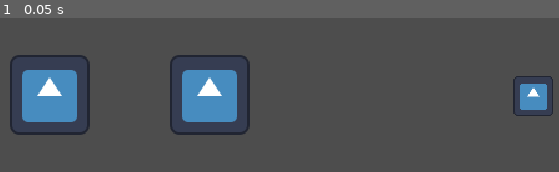
Above: before the commit, frame 1.
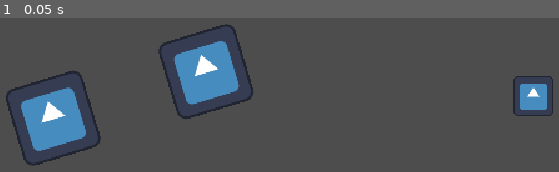
Above: after the commit, the same moment.

Repository: Burger-Bois/ld56
Game: Godot game, scene res://src/main.tscn
The game is run twice, just before and just after one commit, with the same random seed, the same clock (stepped at 60 frames per second) and the same inputs. The engine's default icon, where the game draws it, is replaced by a stand-in: a white triangle on a blue panel in a dark square.
Inputs:
- Up to frame 1 (0.05 s): no input

The runs differ from the first frame. In frame 1, 9.6% of the frame differs, in the area x 1-46%, y 3-97%.

Commit message:
Add player movement

Diff:
--- a/project.godot
+++ b/project.godot
@@ -23,6 +23,29 @@
 window/size/window_height_override=720
 window/stretch/mode="viewport"
 
+[input]
+
+forward={
+"deadzone": 0.5,
+"events": [Object(InputEventKey,"resource_local_to_scene":false,"resource_name":"","device":-1,"window_id":0,"alt_pressed":false,"shift_pressed":false,"ctrl_pressed":false,"meta_pressed":false,"pressed":false,"keycode":0,"physical_keycode":87,"key_label":0,"unicode":119,"location":0,"echo":false,"script":null)
+]
+}
+backward={
+"deadzone": 0.5,
+"events": [Object(InputEventKey,"resource_local_to_scene":false,"resource_name":"","device":-1,"window_id":0,"alt_pressed":false,"shift_pressed":false,"ctrl_pressed":false,"meta_pressed":false,"pressed":false,"keycode":0,"physical_keycode":83,"key_label":0,"unicode":115,"location":0,"echo":false,"script":null)
+]
+}
+left={
+"deadzone": 0.5,
+"events": [Object(InputEventKey,"resource_local_to_scene":false,"resource_name":"","device":-1,"window_id":0,"alt_pressed":false,"shift_pressed":false,"ctrl_pressed":false,"meta_pressed":false,"pressed":false,"keycode":0,"physical_keycode":65,"key_label":0,"unicode":97,"location":0,"echo":false,"script":null)
+]
+}
+right={
+"deadzone": 0.5,
+"events": [Object(InputEventKey,"resource_local_to_scene":false,"resource_name":"","device":-1,"window_id":0,"alt_pressed":false,"shift_pressed":false,"ctrl_pressed":false,"meta_pressed":false,"pressed":false,"keycode":0,"physical_keycode":68,"key_label":0,"unicode":100,"location":0,"echo":false,"script":null)
+]
+}
+
 [layer_names]
 
 2d_physics/layer_1="player"
--- /dev/null
+++ b/src/player.gd
@@ -0,0 +1,47 @@
+class_name Player extends CharacterBody2D
+
+
+@export var turn_speed := 0.25
+
+@onready var _left_pivot := %LeftPivot as Marker2D
+@onready var _right_pivot := %RightPivot as Marker2D
+
+var _left_lifted := false
+var _right_lifted := false
+
+var _current_pivot_point: Vector2
+var _turn_direction_clockwise: bool
+
+
+func _process(delta):
+	if Input.is_action_pressed("left"):
+		_right_lifted = true
+		_left_lifted = false
+		_current_pivot_point = _left_pivot.position.rotated(rotation)
+		_turn_direction_clockwise = true
+	elif Input.is_action_pressed("right"):
+		_right_lifted = false
+		_left_lifted = true
+		_current_pivot_point = _right_pivot.position.rotated(rotation)
+		_turn_direction_clockwise = false
+	else:
+		_right_lifted = false
+		_left_lifted = false
+
+	var direction_y := 0.0
+	if Input.is_action_pressed("forward"):
+		direction_y += 1
+	if Input.is_action_pressed("backward"):
+		direction_y += -1
+
+	if direction_y != 0 and (_right_lifted or _left_lifted):
+		if _turn_direction_clockwise:
+			rotate_around_point(_current_pivot_point, -direction_y * turn_speed * TAU * delta)
+		else:
+			rotate_around_point(_current_pivot_point, direction_y * turn_speed * TAU * delta)
+
+
+func rotate_around_point(point: Vector2, rot: float):
+	var position_delta := -point.rotated(rot) + point
+	rotation += rot
+	position += position_delta
--- a/src/player.tscn
+++ b/src/player.tscn
@@ -1,12 +1,24 @@
-[gd_scene load_steps=3 format=3 uid="uid://j82506cb8570"]
+[gd_scene load_steps=4 format=3 uid="uid://j82506cb8570"]
 
+[ext_resource type="Script" path="res://src/player.gd" id="1_4c8sp"]
 [ext_resource type="Texture2D" uid="uid://ddnircrexhpep" path="res://icon.svg" id="1_kkory"]
 
 [sub_resource type="RectangleShape2D" id="RectangleShape2D_eeu31"]
 size = Vector2(64, 64)
 
 [node name="Player" type="CharacterBody2D"]
+rotation = -0.295965
 motion_mode = 1
+script = ExtResource("1_4c8sp")
+turn_speed = null
+
+[node name="LeftPivot" type="Marker2D" parent="."]
+unique_name_in_owner = true
+position = Vector2(64, 0)
+
+[node name="RightPivot" type="Marker2D" parent="."]
+unique_name_in_owner = true
+position = Vector2(-64, 0)
 
 [node name="LeftBoot" type="Sprite2D" parent="."]
 position = Vector2(64, 0)
